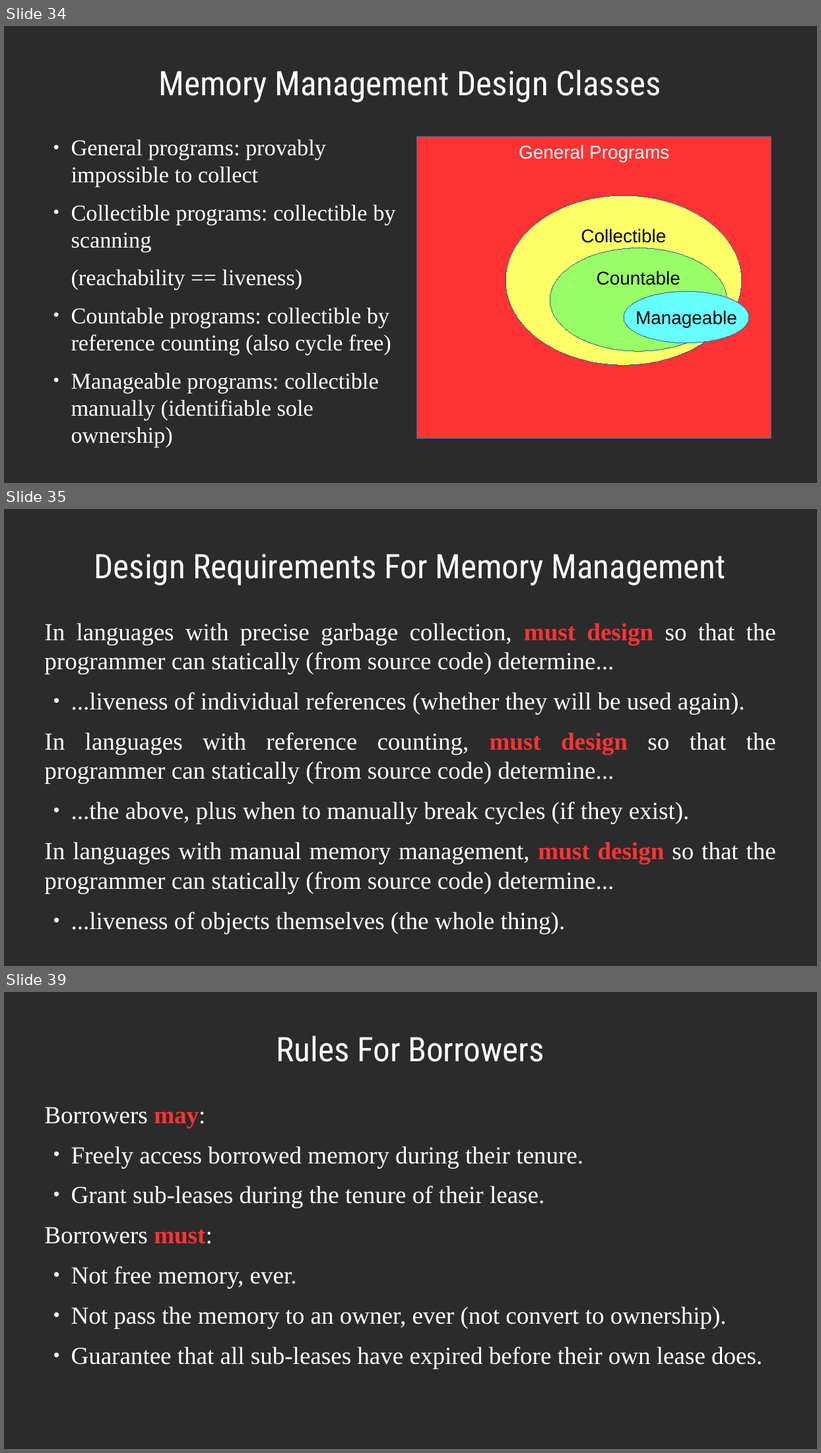
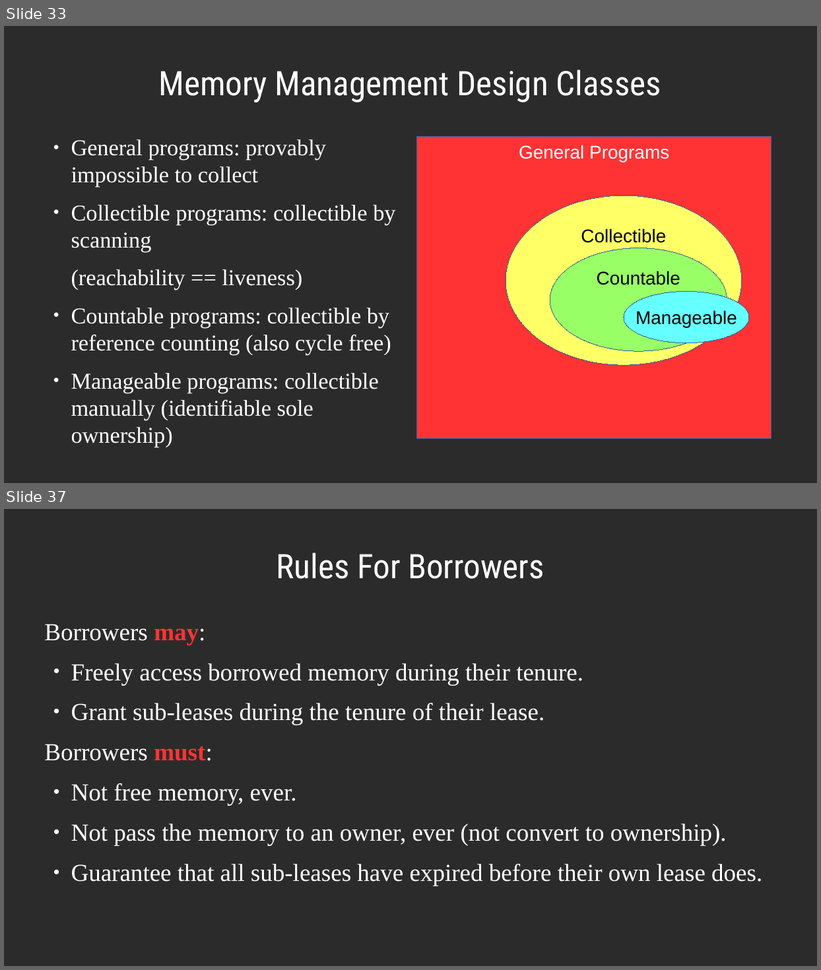
Before and after one commit to dllaurence/youngmanandc, a slide deck: 2020-youngmanandthec-scale.odp. Shown one above the other, each under a label of ours: slides 34, 35 and 39 before the commit, slides 33 and 37 after it; the slides between them are not shown. The pictures are 821x1453 and 821x970 pixels, drawn with LibreOffice and Linux fonts; fonts in the diff are those of the drawing; background and template pictures are left out; a plain dark background stands for a picture behind light text. Boxes give left, top, right and bottom in pixels: in the first picture for what was removed or moved away, otherwise in the second. Text is boxed around its words. In the diff, an @@ line names an element or a change of style, - is before the commit and + after.

```diff
--- a/2020-youngmanandthec-scale.odp
+++ b/2020-youngmanandthec-scale.odp
@@ slide 35 removed at (4, 509, 817, 966), background picture (left out) @@
@@ title removed at (94, 554, 726, 586) @@
-Design Requirements For Memory Management
@@ text removed at (44, 623, 776, 934) @@
-In languages with precise garbage collection, must design so that the programmer can statically (from source code) determine...
-● ...liveness of individual references (whether they will be used again).
-In languages with reference counting, must design so that the programmer can statically (from source code) determine...
-● ...the above, plus when to manually break cycles (if they exist).
-In languages with manual memory management, must design so that the programmer can statically (from source code) determine...
-● ...liveness of objects themselves (the whole thing).
@@ what was slide 34 is now slide 33 @@
@@ what was slide 39 is now slide 37 @@
```
Also in this commit, not shown: 13 slides changed, 15 slides added, 2 other slides removed.
